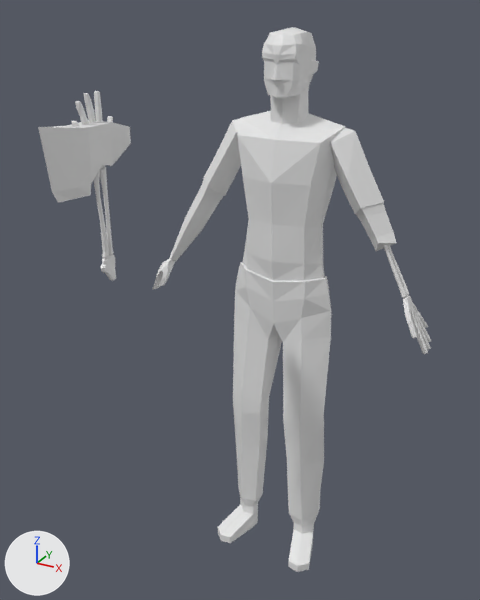
An edit to the Blender file salemstalker/Assets/3D/charatermodel/lumberjack.blend, drawn before and after from the same camera.
Rendered twice from a 50 mm lens placed at (0.874, -1.891, 1.916), pointed at (-0.041, -0.227, 1.084). Lighting does not change. The marker at lower left points along +X, +Y and +Z.

The first picture shows 'Cube.001', 'Cube.002', 'Cube.007', 'arms', 'body', 'head'.
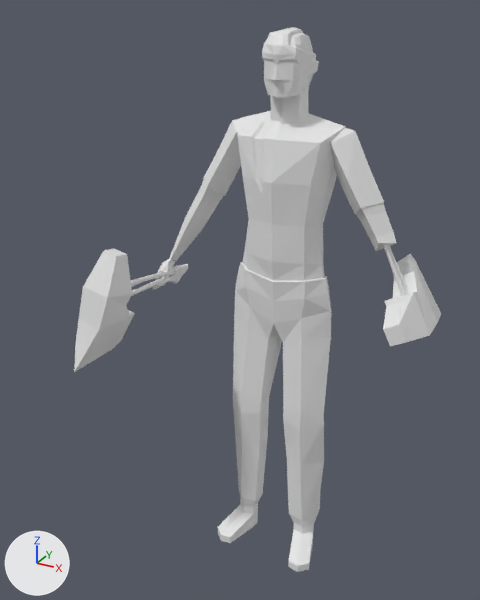
The change, as a list of edits to the scene's bpy script:
```text
Change me_cube_007:
    used by ob_cube_007; location = (0.297, 0.017, 1.328); rotation_euler = (-1.295, -2.076, -0.226), in degrees (-74, -119, -13); scale = (-1.0, -1.0, -1.0)
    remove me_cube_007.from_pydata(...)  # 596 vertices, 568 faces; spans x -0.061..0.437, y -0.007..0.012, z -0.092..0.051
    add me_cube_007.from_pydata(...)  # 596 vertices, 568 faces; spans x -0.343..0.061, y -0.049..0.037, z -0.022..0.056
    me_cube_007 part 1: 532 of 596 vertices moved; they spanned x 0.011..0.437, y -0.007..0.012, z -0.092..0.051 and now span x -0.343..-0.011, y -0.049..0.037, z -0.018..0.056; mean shift (-0.558, 0.0, 0.033); largest move (0.436, 0.008, 0.001) -> (-0.305, 0.006, -0.013)
Change me_cube_009:
    used by ob_cube_002; location = (-0.251, -0.577, 1.292); rotation_euler = (0.0000178, 1.564, -1.549), in degrees (0, 90, -89); scale = (-1.0, -1.0, -1.0)
    remove me_cube_009.from_pydata(...)  # 596 vertices, 568 faces; spans x -0.061..0.437, y -0.007..0.012, z -0.092..0.051
    add me_cube_009.from_pydata(...)  # 627 vertices, 594 faces; spans x -0.38..0.061, y -0.038..0.037, z -0.101..0.207
    me_cube_009 part 2: the loose piece of 64 vertices spanning x -0.061..0.015, y -0.006..0.008, z -0.035..0.022 is multiplied about the mesh origin by the matrix ((-1.0, 0.0, 0.0), (0.0, -1.0, 0.0), (0.0, 0.0, -1.0))
    me_cube_009 part 3: the loose piece of 64 vertices spanning x 0.014..0.252, y -0.007..0.007, z -0.015..0.017 is multiplied about the mesh origin by the matrix ((-1.0, 0.018, 0.005), (0.0, -1.0, -0.003), (0.0, -0.001, -1.0))
    me_cube_009 part 4: the loose piece of 64 vertices spanning x 0.011..0.255, y -0.007..0.008, z -0.033..-0.003 is multiplied about the mesh origin by the matrix ((-1.0, 0.027, 0.0), (-0.001, -0.994, 0.005), (0.0, -0.001, -1.0))
    me_cube_009 part 5: a new loose piece of 31 vertices spanning x -0.38..-0.198, y -0.038..0.037, z -0.101..0.207
    me_cube_009 part 6: the loose piece of 404 vertices spanning x 0.25..0.437, y -0.007..0.012, z -0.092..0.051 is deleted
Add me_cube_001:
    me_cube_001.from_pydata(...)  # 31 vertices, 26 faces; spans x -0.047..0.05, y -0.15..0.249, z -0.109..0.129
Remove ob_cube_001:
    ob_cube_001 = bpy.data.objects.new('Cube.001', me_cube)
    ob_cube_001.parent = ob_cube_002
    ob_cube_001.matrix_parent_inverse = Matrix(((-0.000161, 0.00723, 1.0, -1.288), (-1.0, -0.0222, 0.0, -0.264), (-0.0222, 1.0, -0.00723, 0.581), (0.0, 0.0, 0.0, 1.0)))
    ob_cube_001.location = (-0.253, -0.666, 1.574)
    ob_cube_001.scale = (1.75, 0.708, 0.708)
Change ob_cube_007:
    ob_cube_007.scale: (-1.0, -1.0, -1.0) -> (1.0, 1.0, 1.0)
Change ob_cube_002:
    ob_cube_002.location: (-0.251, -0.577, 1.292) -> (-0.447, 0.013, 1.015)
    ob_cube_002.rotation_euler: (0.0000178, 1.564, -1.549) -> (0.197, 2.943, -1.527)  # degrees (0, 90, -89) -> degrees (11, 169, -87)
    ob_cube_002.scale: (-1.0, -1.0, -1.0) -> (1.3, 1.3, 1.3)
Add ob_cube_003:
    ob_cube_003 = bpy.data.objects.new('Cube.003', me_cube_001)
    ob_cube_003.location = (0.419, 0.075, 1.088)
    ob_cube_003.rotation_euler = (3.109, -0.492, 0.0)  # degrees (178, -28, 0)
```

Where the change shows, as pixel boxes (x1, y1, x2, y2) in the pictures (480 x 600 px; the box of a moved part takes in the faces that stretch with it):
'Cube.002', reshaped, moved, turned, rescaled: before (71, 91, 116, 281); after (74, 249, 188, 372)
'Cube.001', deleted: before (38, 120, 131, 203)
'Cube.003', added: after (383, 254, 441, 346)
'Cube.007', reshaped, rescaled: before (383, 245, 431, 354); after (383, 245, 408, 296)
part 2 of me_cube_009, moved or reshaped: before (100, 254, 116, 281); after (172, 264, 188, 284)
part 3 of me_cube_009, moved or reshaped: before (99, 167, 114, 255); after (131, 268, 175, 287)
part 4 of me_cube_009, moved or reshaped: before (94, 170, 109, 259); after (131, 275, 173, 296)
part 5 of me_cube_009, added: after (74, 249, 135, 372)
part 6 of me_cube_009, deleted: before (71, 91, 113, 169)
